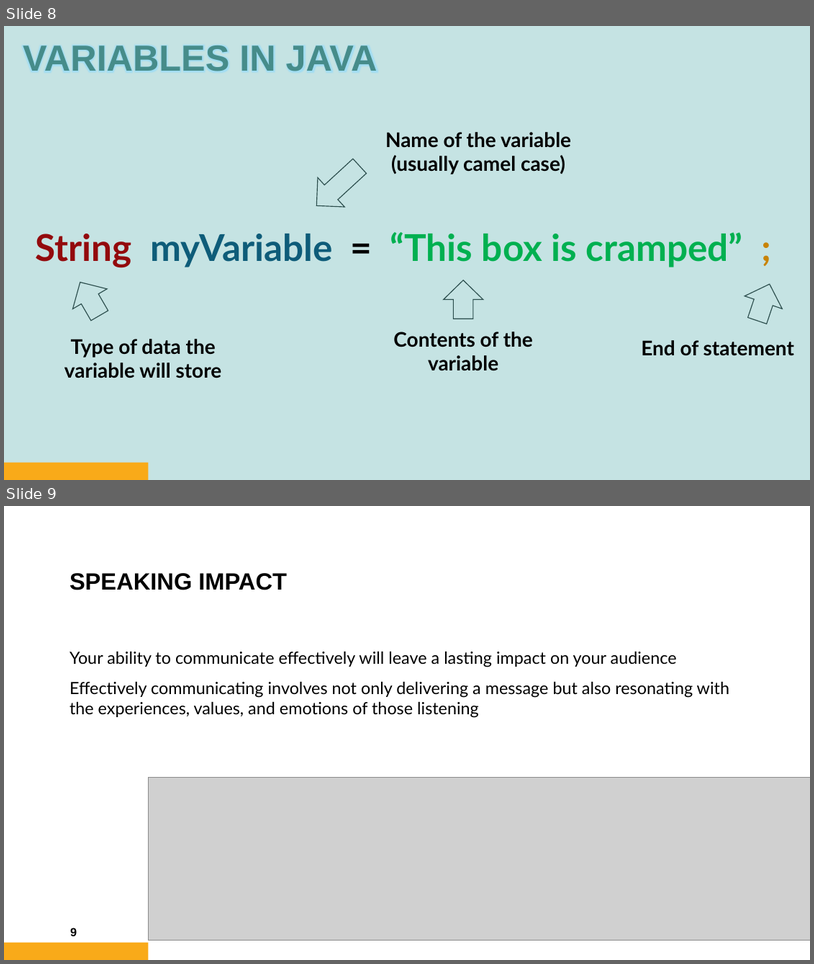
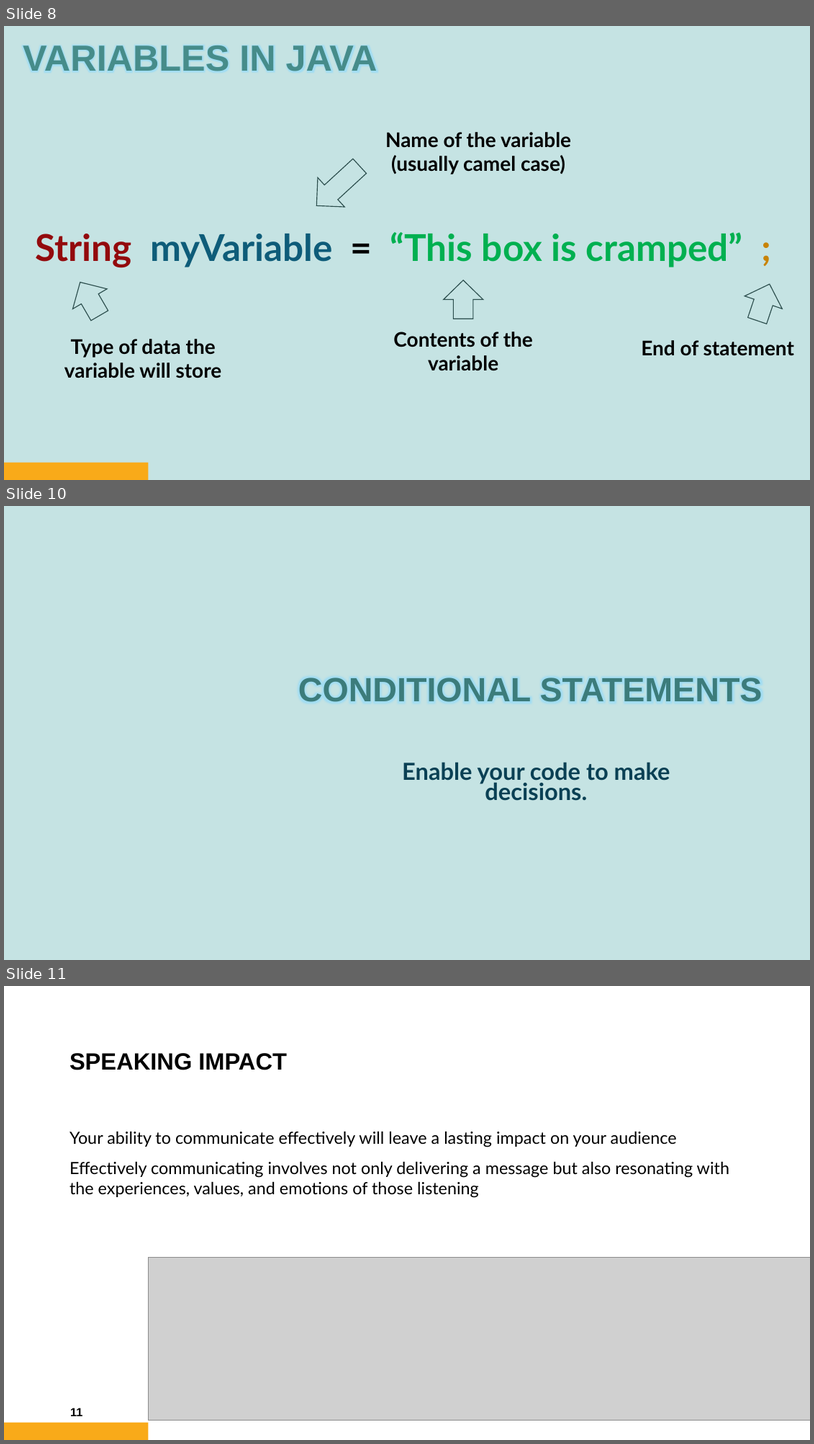
Before and after one commit to AlmightyHairball/RobotJavaClass2024, a slide deck: Presentation/Part-1.pptx. Shown one above the other, each under a label of ours: slides 8 and 9 before the commit, slides 8, 10 and 11 after it; the slides between them are not shown. The pictures are 814x964 and 814x1444 pixels, drawn with LibreOffice and Linux fonts; fonts in the diff are those of the drawing; grey boxes stand for pictures; background and template pictures are left out. Boxes give left, top, right and bottom in pixels: in the first picture for what was removed or moved away, otherwise in the second. Text is boxed around its words. In the diff, an @@ line names an element or a change of style, - is before the commit and + after.

```diff
--- a/Presentation/Part-1.pptx
+++ b/Presentation/Part-1.pptx
@@ slide 10 added at [4, 506, 810, 960], background #C5E3E3 @@
@@ title added at [298, 677, 763, 702], 40 pt, text #3C7C7B, bold @@
+CONDITIONAL STATEMENTS
@@ text added at [402, 762, 671, 800], 28 pt, text #0A4054, bold @@
+Enable your code to make decisions.
@@ what was slide 9 is now slide 11 @@
@@ page number at [70, 1407, 82, 1416]: text changed @@
-9
+11
```
Also in this commit, not shown: 1 other slide added.
